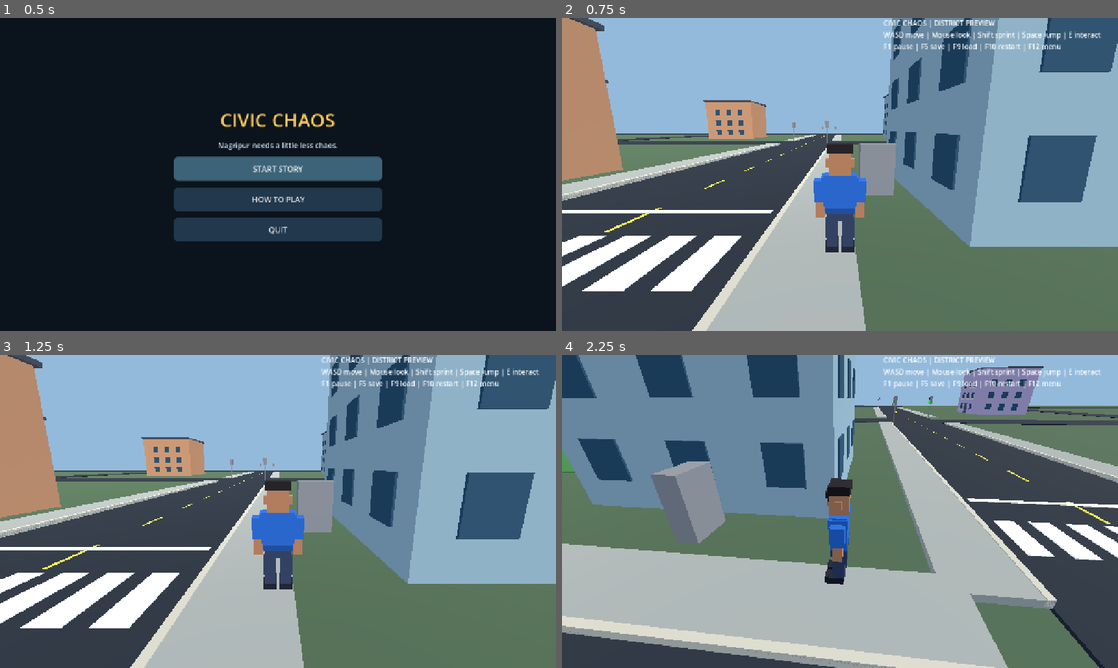
Above: before the commit, frames 1-4 (two rows, left to right).
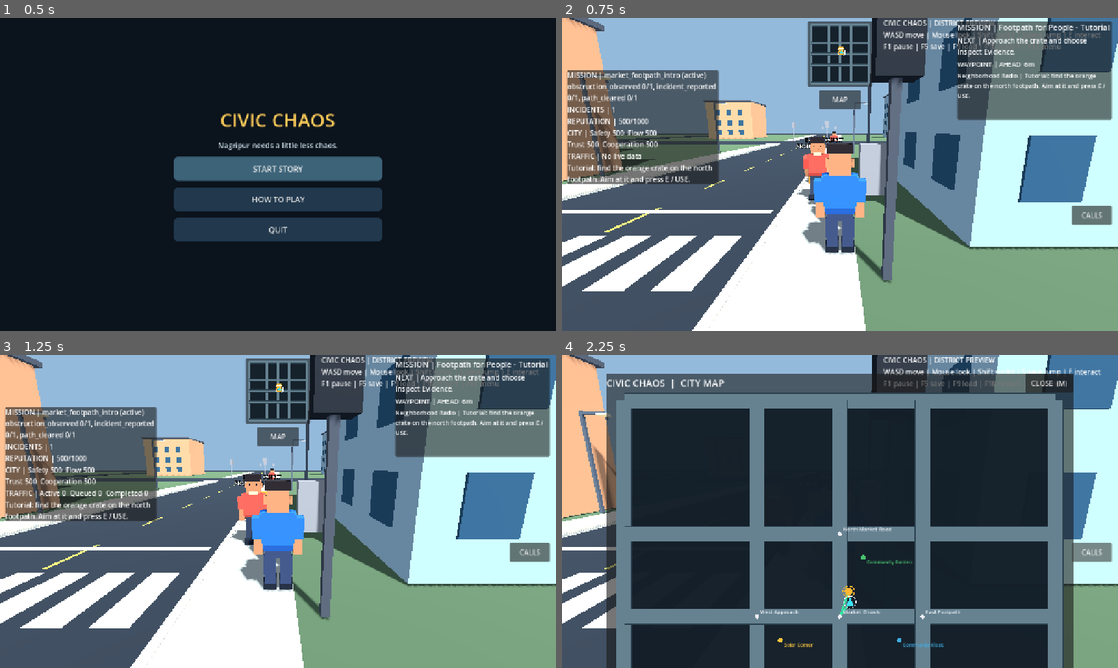
Above: after the commit, the same moments.

Repository: gauravprajapat-23/civic-chaos
Game: Godot game, scene res://scenes/core/menu.tscn
Two runs of this game, one before a commit and one after it. Both use one fixed random seed, a clock stepped at 60 frames per second and the inputs below.
Inputs (mouse positions are in pixels of both pictures, inside the frame that each line leads up to):
- Up to frame 1 (0.5 s): no input
- Up to frame 2 (0.75 s): click "START STORY" at 0.5 s
- Up to frame 3 (1.25 s): no input
- Up to frame 4 (2.25 s): click (840, 436) at 1.25 s, where only the run after the commit has a clickable "MAP"; click (1090, 552) at 2 s, where only the run after the commit has a clickable "CALLS"

Frame 1 is identical in both runs. In frame 2, 78% of the frame differs, in the area x 0-100%, y 0-100%; in frame 3, 78%; in frame 4, 94%.
Error before the commit: Parse Error: Too few arguments for "verified()" call. Expected at least 6 but received 4. (res://scripts/core/main.gd:232)

Commit message:
fix(civic): pay traffic marshal reputation only after center-junction blockage truly decreases [skip ci]

Diff:
--- a/scripts/core/main.gd
+++ b/scripts/core/main.gd
@@ -54,6 +54,7 @@
 var _marshal_assist_start_tick: int = 0
 var _marshal_assist_completed: int = 0
 var _marshal_assist_stopped: int = 0
+var _marshal_assist_center_blockers: int = 0
 var _wrong_way_retry_elapsed: float = 0.0
 var _checkpoint_load_queue: CivicCheckpointLoadQueue = CheckpointLoadQueue.new()
 
@@ -215,6 +216,7 @@
     _marshal_assist_start_tick = spawner.current_tick
     _marshal_assist_completed = spawner.completed_total
     _marshal_assist_stopped = int(pressure["stopped"])
+    _marshal_assist_center_blockers = TrafficMarshalAssist.center_obstruction_count(spawner.stop_diagnostics())
     _on_interaction_message("TRAFFIC MARSHAL | Holding new arrivals for 20 seconds. Existing signals and collisions stay active.")
 
 func _update_traffic_marshal_assist() -> void:
@@ -230,7 +232,9 @@
         return
     var pressure: Dictionary = spawner.queue_pressure()
     if TrafficMarshalAssist.verified(_marshal_assist_completed, spawner.completed_total,
-            _marshal_assist_stopped, int(pressure["stopped"])):
+            _marshal_assist_stopped, int(pressure["stopped"]),
+            _marshal_assist_center_blockers,
+            TrafficMarshalAssist.center_obstruction_count(spawner.stop_diagnostics())):
         if gameplay_session.metrics.apply_outcome(TrafficMarshalAssist.EVENT_ID,
                 maxi(gameplay_session.tick, gameplay_session.metrics.last_tick),
                 {"safety": 10, "efficiency": 15, "cooperation": 10},
